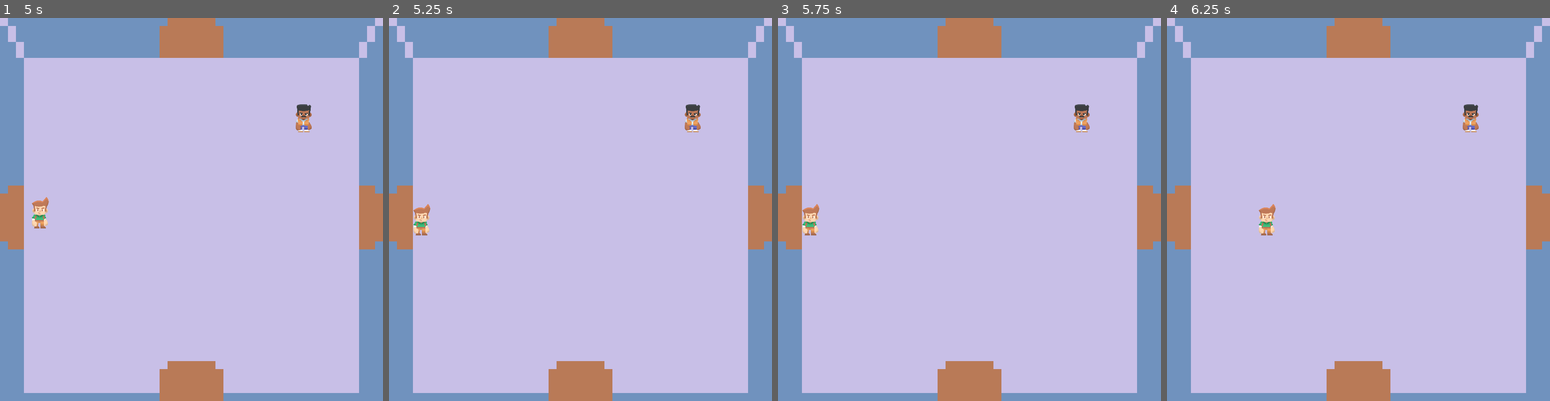
Above: before the commit, frames 1-4 (left to right).
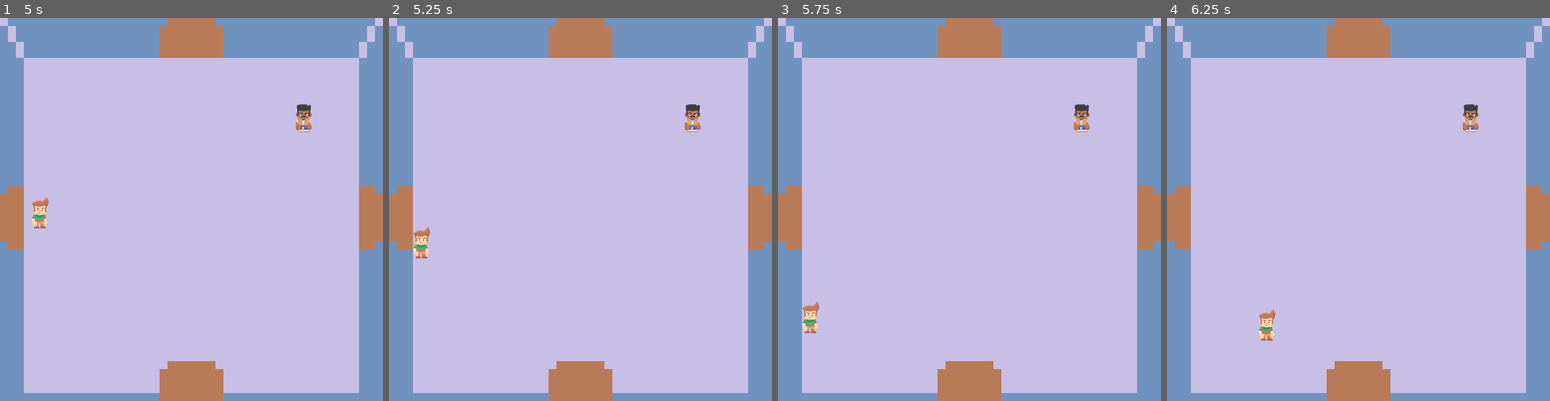
Above: after the commit, the same moments.

Repository: iliqnew/clueless
Game: Godot game, scene res://scenes/rooms/room_1.tscn
The game is run twice, just before and just after one commit, with the same random seed, the same clock (stepped at 60 frames per second) and the same inputs.
Inputs:
- Up to frame 1 (5 s): tap Enter at 0.5 s; hold D (right) 0.53-1.28 s; tap E (interact) every 0.75 s from 0.6 to 4.35 s; hold S (down) 1.28-2.03 s; hold D (right) 2.03-2.78 s; hold W (up) 2.78-3.53 s; hold A (left) from 3.53 s (still down)
- Up to frame 2 (5.25 s): release A (left) at 5.03 s; hold S (down) from 5.03 s (still down); tap E (interact) at 5.1 s
- Up to frame 3 (5.75 s): keep holding S (down)
- Up to frame 4 (6.25 s): release S (down) at 5.78 s; hold D (right) from 5.78 s (still down); tap E (interact) at 5.85 s

Frame 1 is identical in both runs. In frame 2, 0.5% of the frame differs, in the area x 6-11%, y 48-63%; in frame 3, 0.5%, in the area x 6-11%, y 48-83%; in frame 4, 0.5%.

Commit message:
some dialogues. Base room has all doors now

Diff:
--- a/scenes/player.tscn
+++ b/scenes/player.tscn
@@ -5,10 +5,10 @@
 [ext_resource type="Texture2D" uid="uid://blocw0web48d" path="res://assets/sprites/keyboard_e.svg" id="3_qhqgy"]
 
 [sub_resource type="RectangleShape2D" id="RectangleShape2D_caca7"]
-size = Vector2(59, 81)
+size = Vector2(22, 14)
 
 [sub_resource type="RectangleShape2D" id="RectangleShape2D_td4se"]
-size = Vector2(40, 66)
+size = Vector2(22, 14)
 
 [node name="Player" type="CharacterBody2D" unique_id=521609202 node_paths=PackedStringArray("interact_key_sprite", "interact_area")]
 script = ExtResource("1_onrkg")
@@ -25,11 +25,12 @@
 texture = ExtResource("3_qhqgy")
 
 [node name="CollisionShape2D" type="CollisionShape2D" parent="." unique_id=1522362181]
-position = Vector2(0.5, 3.5)
+position = Vector2(0, 25)
 shape = SubResource("RectangleShape2D_caca7")
 
 [node name="InteractArea2D" type="Area2D" parent="." unique_id=1403451122]
 
 [node name="CollisionShape2D" type="CollisionShape2D" parent="InteractArea2D" unique_id=1749405628]
-position = Vector2(0, 2)
+visibility_layer = 2
+position = Vector2(0, 25)
 shape = SubResource("RectangleShape2D_td4se")
--- a/scenes/rooms/base_room.tscn
+++ b/scenes/rooms/base_room.tscn
@@ -9,6 +9,7 @@
 [ext_resource type="PackedScene" uid="uid://byfil7o0b8xnt" path="res://scenes/scene_entry.tscn" id="7_gbfbk"]
 [ext_resource type="Script" uid="uid://c2jpj2v03dt7v" path="res://scripts/dialogue_manager.gd" id="7_obugw"]
 [ext_resource type="Script" uid="uid://bpm8mrrug15gl" path="res://scripts/dialogue_pane.gd" id="8_2huds"]
+[ext_resource type="Script" uid="uid://dsf74njrc5fht" path="res://scripts/scene_entry.gd" id="8_mkwf2"]
 [ext_resource type="FontFile" uid="uid://cxgl8wub4vfgb" path="res://assets/fonts/Collection.ttf" id="9_mkwf2"]
 
 [sub_resource type="TileSetAtlasSource" id="TileSetAtlasSource_ir8iy"]
@@ -6944,7 +6945,7 @@
 sources/0 = SubResource("TileSetAtlasSource_nr8wp")
 
 [sub_resource type="RectangleShape2D" id="RectangleShape2D_fm5fd"]
-size = Vector2(20, 96)
+size = Vector2(20, 128)
 
 [sub_resource type="Gradient" id="Gradient_ig7tw"]
 colors = PackedColorArray(0.5154629, 0.3575466, 0.23736697, 1, 0.8196129, 0.6189747, 0.471861, 1)
@@ -6977,10 +6978,10 @@
 tile_map_data = PackedByteArray("AAAUAAQAAAAAAAAAAAAVAAQAAAAAAAAAAAAWAAQAAAAAAAAAAAAXAAQAAAAAAAAAAAAYAAQAAAAAAAAAAAAZAA …(1840 unchanged characters)…
 tile_set = SubResource("TileSet_d2bti")
 
-[node name="WestSceneEntry2" parent="Environment" unique_id=1755860696 instance=ExtResource("7_gbfbk")]
+[node name="WestSceneEntry" parent="Environment" unique_id=1755860696 instance=ExtResource("7_gbfbk")]
 position = Vector2(9, 400)
 
-[node name="CollisionShape2D" type="CollisionShape2D" parent="Environment/WestSceneEntry2" unique_id=140325434]
+[node name="CollisionShape2D" type="CollisionShape2D" parent="Environment/WestSceneEntry" unique_id=140325434]
 shape = SubResource("RectangleShape2D_fm5fd")
 
 [node name="EastSceneEntry" parent="Environment" unique_id=78729976 instance=ExtResource("7_gbfbk")]
@@ -6988,6 +6989,24 @@
 direction = 2
 
 [node name="CollisionShape2D" type="CollisionShape2D" parent="Environment/EastSceneEntry" unique_id=360228222]
+shape = SubResource("RectangleShape2D_fm5fd")
+
+[node name="SouthSceneEntry" type="Area2D" parent="Environment" unique_id=1423259472]
+script = ExtResource("8_mkwf2")
+metadata/_custom_type_script = "uid://dsf74njrc5fht"
+
+[node name="CollisionShape2D" type="CollisionShape2D" parent="Environment/SouthSceneEntry" unique_id=1806540963]
+position = Vector2(384, 763)
+rotation = 1.5707964
+shape = SubResource("RectangleShape2D_fm5fd")
+
+[node name="NorthSceneEntry" type="Area2D" parent="Environment" unique_id=501723667]
+script = ExtResource("8_mkwf2")
+metadata/_custom_type_script = "uid://dsf74njrc5fht"
+
+[node name="CollisionShape2D" type="CollisionShape2D" parent="Environment/NorthSceneEntry" unique_id=1235196201]
+position = Vector2(383.99997, 6)
+rotation = 1.5707964
 shape = SubResource("RectangleShape2D_fm5fd")
 
 [node name="NPC" parent="Environment" unique_id=1634797251 instance=ExtResource("5_ioo17")]
--- a/scenes/rooms/room_1.tscn
+++ b/scenes/rooms/room_1.tscn
@@ -13,8 +13,8 @@
 [node name="EastSceneEntry" parent="Environment" parent_id_path=PackedInt32Array(123840637) index="4" unique_id=78729976]
 next_scene_path = "uid://dkhuj2fp22sc1"
 
-[node name="NPC" parent="Environment" parent_id_path=PackedInt32Array(123840637) index="5" unique_id=1634797251]
-dialogue_text = "Welcome to the labyrinth, traveler! To progress further you need to go through the east door."
+[node name="NPC" parent="Environment" parent_id_path=PackedInt32Array(123840637) index="7" unique_id=1634797251]
+dialogue_text = "Welcome to the labyrinth, traveler! I bet you're here in search of the treasure chest. However it's just a legend. Me and my twin brothers have been here since we were born and haven't found it yet... Okay okay... Our grandfather said it's somewhere on the EAST of this very room."
 
 [node name="Label" parent="UILayer/DialoguePane/MarginContainer" parent_id_path=PackedInt32Array(1895365772) index="0" unique_id=1450783932]
 text = "long long long long longlong long long long longlong long long long longlong long long long longlong long long  …(346 unchanged characters)…
--- a/scenes/rooms/room_2.tscn
+++ b/scenes/rooms/room_2.tscn
@@ -10,12 +10,13 @@
 3: NodePath("PlayerEntrances/SouthPlayerEntrance")
 }
 
-[node name="WestSceneEntry2" parent="Environment" parent_id_path=PackedInt32Array(123840637) index="3" unique_id=1755860696]
+[node name="WestSceneEntry" parent="Environment" parent_id_path=PackedInt32Array(123840637) index="3" unique_id=1755860696]
 next_scene_path = "uid://d0g1u3klhe4qr"
 
-[node name="EastSceneEntry" parent="Environment" parent_id_path=PackedInt32Array(123840637) index="4" unique_id=78729976]
+[node name="SouthSceneEntry" parent="Environment" parent_id_path=PackedInt32Array(123840637) index="5" unique_id=1423259472]
 next_scene_path = "uid://dmwlq2utslvf6"
+direction = 1
 
-[node name="NPC" parent="Environment" parent_id_path=PackedInt32Array(123840637) index="5" unique_id=1634797251]
+[node name="NPC" parent="Environment" parent_id_path=PackedInt32Array(123840637) index="7" unique_id=1634797251]
 position = Vector2(607, 617)
-dialogue_text = "No, you didn't get teleported to the same room. This is a different room. You seem to have met my twin brother back in the previous room."
+dialogue_text = "Oh! You've spoken to one of my brothers. Aah this is a lost cause, traveller. I think you should abandon it but if you insist... Some say all paths from here on were dead ends except for some in the SOUTH. Good luck!"
--- a/scenes/rooms/room_3.tscn
+++ b/scenes/rooms/room_3.tscn
@@ -1,6 +1,7 @@
 [gd_scene format=3 uid="uid://dmwlq2utslvf6"]
 
 [ext_resource type="PackedScene" uid="uid://cbo04cf0k8x18" path="res://scenes/rooms/base_room.tscn" id="1_etvqs"]
+[ext_resource type="Script" uid="uid://dsf74njrc5fht" path="res://scripts/scene_entry.gd" id="2_josgj"]
 
 [node name="Room 3" unique_id=1901877510 node_paths=PackedStringArray("player_entrances") instance=ExtResource("1_etvqs")]
 player_entrances = {
@@ -10,11 +11,20 @@
 3: NodePath("PlayerEntrances/SouthPlayerEntrance")
 }
 
-[node name="WestSceneEntry2" parent="Environment" parent_id_path=PackedInt32Array(123840637) index="3" unique_id=1755860696]
+[node name="WestSceneEntry" parent="Environment" parent_id_path=PackedInt32Array(123840637) index="3" unique_id=1755860696]
+script = ExtResource("2_josgj")
 next_scene_path = "uid://dkhuj2fp22sc1"
 
 [node name="EastSceneEntry" parent="Environment" parent_id_path=PackedInt32Array(123840637) index="4" unique_id=78729976]
+script = ExtResource("2_josgj")
 next_scene_path = "uid://cptmtt0ks28nw"
 
-[node name="NPC" parent="Environment" parent_id_path=PackedInt32Array(123840637) index="5" unique_id=1634797251]
+[node name="NorthSceneEntry" parent="Environment" parent_id_path=PackedInt32Array(123840637) index="6" unique_id=501723667]
+next_scene_path = "uid://dkhuj2fp22sc1"
+direction = 2
+
+[node name="NPC" parent="Environment" parent_id_path=PackedInt32Array(123840637) index="7" unique_id=1634797251]
 position = Vector2(142, 609)
+
+[connection signal="body_entered" from="Environment/WestSceneEntry" to="Environment/WestSceneEntry" method="_on_body_entered"]
+[connection signal="body_entered" from="Environment/EastSceneEntry" to="Environment/EastSceneEntry" method="_on_body_entered"]
--- a/scripts/enums.gd
+++ b/scripts/enums.gd
@@ -8,11 +8,11 @@
 }
 
 const reverse_world_directions: Dictionary[Enums.WorldDirection, Enums.WorldDirection] = {
-    Enums.WorldDirection.West: Enums.WorldDirection.East,
-    Enums.WorldDirection.North: Enums.WorldDirection.South,
-    Enums.WorldDirection.East: Enums.WorldDirection.West,
-    Enums.WorldDirection.South: Enums.WorldDirection.North,
+	Enums.WorldDirection.West: Enums.WorldDirection.East,
+	Enums.WorldDirection.North: Enums.WorldDirection.South,
+	Enums.WorldDirection.East: Enums.WorldDirection.West,
+	Enums.WorldDirection.South: Enums.WorldDirection.North,
 }
 
 func get_reverse_world_direction(direction: Enums.WorldDirection) -> Enums.WorldDirection:
-    return reverse_world_directions[direction]
+	return reverse_world_directions[direction]
--- a/scripts/scene_entry.gd
+++ b/scripts/scene_entry.gd
@@ -9,4 +9,5 @@
 
 	if body is Player:
 		Globals.entrance_direction = Enums.get_reverse_world_direction(direction)
+		print("Direction set to " + str(direction))
 		get_tree().change_scene_to_file.call_deferred(next_scene_path)
